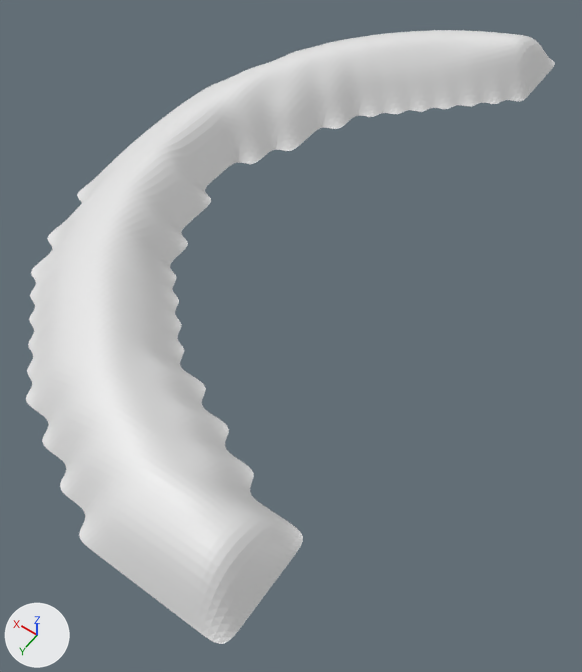
Two versions of the Blender file Assets/Blender/Wave1.blend, one commit apart.
Before and after are seen from a 50 mm camera at (-0.302, 1.112, 1.247) aimed at (0.331, 0.226, -0.146). The lights are fixed; the arrows at lower left show +X, +Y and +Z.
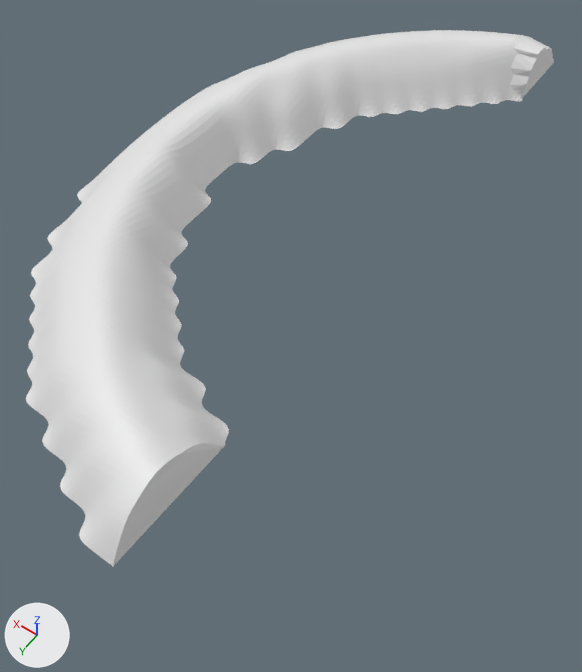
The newer file is also turned or shifted as a whole; pictures and numbers use the older file's frame.

Location of each change, (x1, y1, x2, y2) in pixels of the pictures (582 x 672 px; the box of a moved part takes in the faces that stretch with it):
'Plane.001', reshaped (13% shorter): before (26, 30, 555, 644); after (26, 30, 554, 566)
part 1 of me_plane_001, deleted: before (113, 443, 303, 644)
part 2 of me_plane_001, moved or reshaped: before (510, 37, 555, 101); after (510, 37, 554, 101)

Patch to the scene script:
```diff
--- a/Assets/Blender/Wave1.blend.py
+++ b/Assets/Blender/Wave1.blend.py
@@ me_plane_001 @@
 # used by ob_plane_001; location = (0.0, 0.0, 0.0); scale = (1.0, 1.0, 0.624)
-me_plane_001.from_pydata(...)  # 4993 vertices, 4720 faces; spans x 0.0..0.91, y -0.86..0.86, z -0.01..0.19
+me_plane_001.from_pydata(...)  # 4541 vertices, 4289 faces; spans x 0.22..0.91, y -0.86..0.86, z -0.01..0.19
+# me_plane_001 part 1: 452 vertices removed from x 0.0..0.22, y 0.59..0.86, z -0.01..0.19
+# me_plane_001 part 2: 66 vertices moved from x 0.23..0.28, y -0.85..-0.66, z -0.01..0.17 to x 0.24, y -0.85..-0.66, z -0.01..0.17; 2 vertices removed from x 0.23, y -0.85..-0.84, z -0.01; 2 vertices added at x 0.24, y -0.85..-0.84, z -0.01
```
